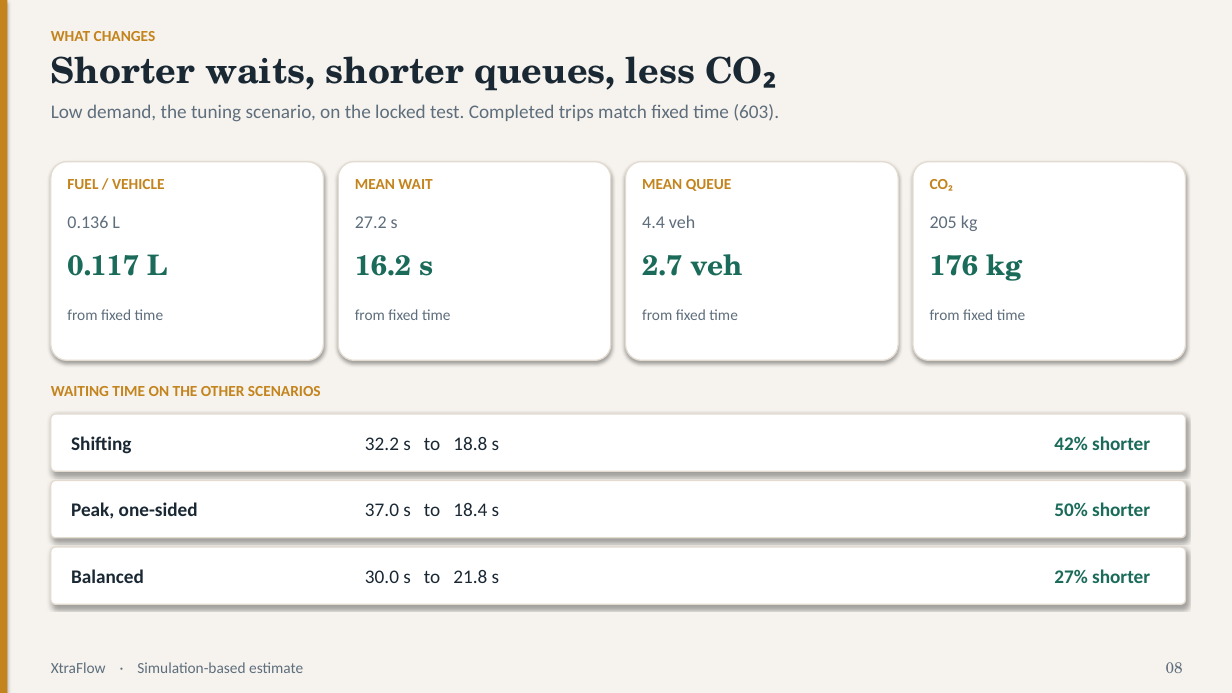
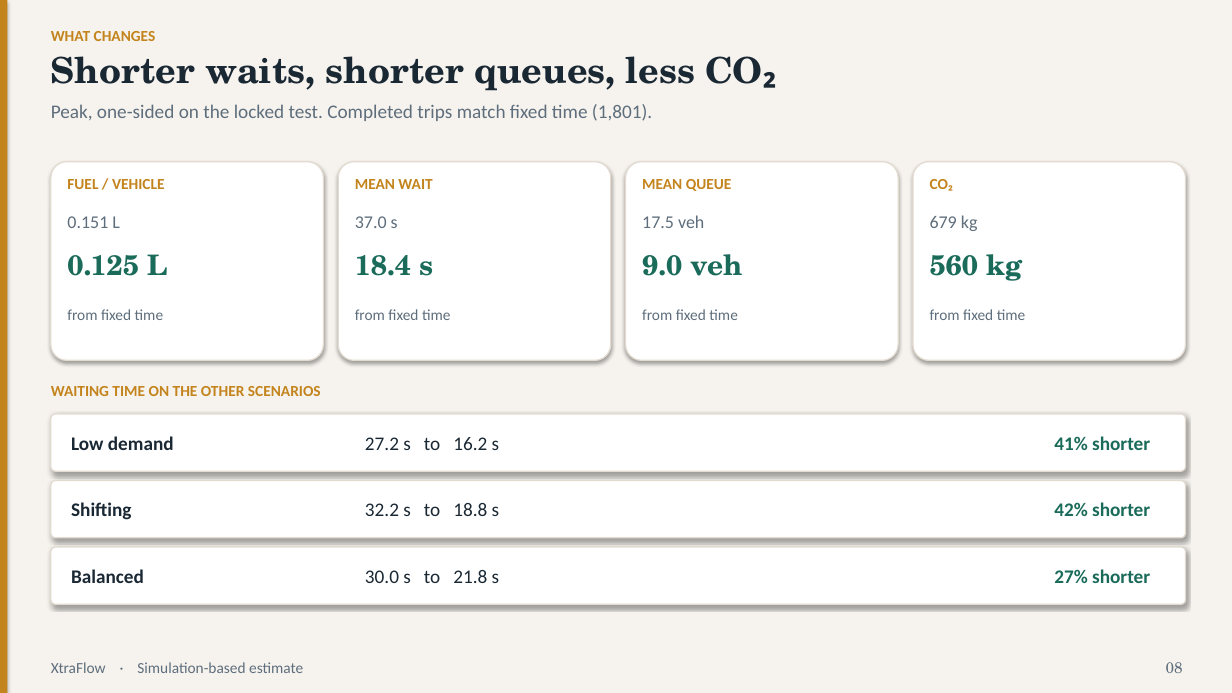
Before and after one commit to couder-04/XtraFlow, a slide deck: slide 8 of results/deck.pptx. Drawn at 1232x693 pixels with LibreOffice and Linux fonts; fonts in the diff are those of the drawing. Boxes give left, top, right and bottom in pixels: in the first picture for what was removed or moved away, otherwise in the second. Text is boxed around its words. In the diff, an @@ line names an element or a change of style, - is before the commit and + after.

Commit message:
Fix deck claims and regenerate the presentation from locked results.
Lead with vs-best-baseline headlines, report the published 5-seed TEST scope, and drop empty grid numbers.

```diff
--- a/results/deck.pptx
+++ b/results/deck.pptx
@@ text at <box>51,104,652,121</box>: text changed @@
-Low demand, the tuning scenario, on the locked test. Completed trips match fixed time (603).
+Peak, one-sided on the locked test. Completed trips match fixed time (1,801).
@@ text at <box>67,216,120,228</box>: text changed @@
-0.136 L
+0.151 L
@@ text at <box>355,216,398,228</box>: text changed @@
-27.2 s
+37.0 s
@@ text at <box>642,215,704,228</box>: text changed @@
-4.4 veh
+17.5 veh
@@ text at <box>930,215,978,231</box>: text changed @@
-205 kg
+679 kg
@@ text at <box>67,254,167,276</box>: text changed @@
-0.117 L
+0.125 L
@@ text at <box>355,255,433,276</box>: text changed @@
-16.2 s
+18.4 s
@@ text at <box>642,254,742,276</box>: text changed @@
-2.7 veh
+9.0 veh
@@ text at <box>930,254,1022,281</box>: text changed @@
-176 kg
+560 kg
@@ text added at <box>71,436,174,450</box>, 15 pt, text #1A2834, bold @@
+Low demand
@@ text at <box>365,437,500,450</box>: text changed @@
-32.2 s to 18.8 s
+27.2 s to 16.2 s
@@ text at <box>1054,436,1150,450</box>: text changed @@
-42% shorter
+41% shorter
@@ text "Shifting": place and size @@
-text "Shifting" at <box>71,436,131,454</box>
+text "Shifting" at <box>71,502,131,520</box>
@@ text removed at <box>71,502,198,519</box> @@
-Peak, one-sided
@@ text at <box>365,503,500,516</box>: text changed @@
-37.0 s to 18.4 s
+32.2 s to 18.8 s
@@ text at <box>1054,502,1150,516</box>: text changed @@
-50% shorter
+42% shorter
```
Also in this commit, not shown: 8 other slides changed, 3 slides added, 1 slide removed, 1 other file.
